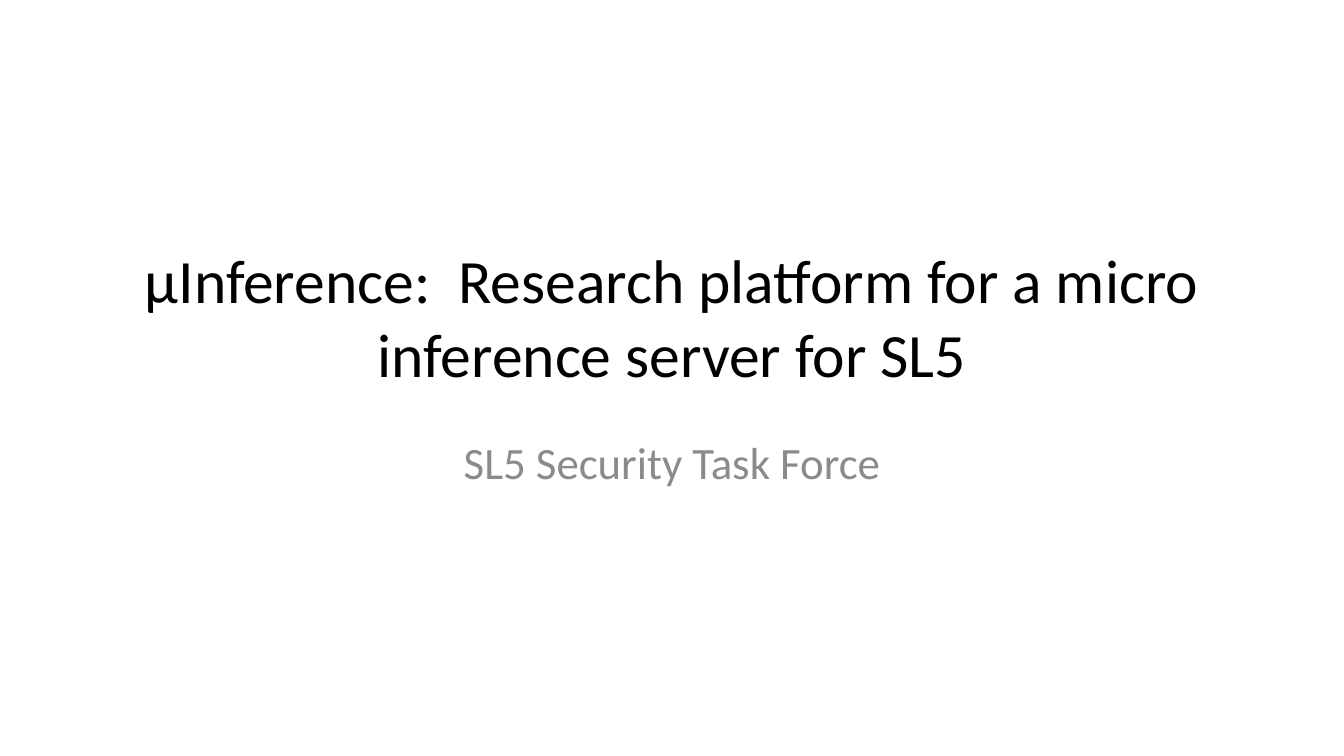
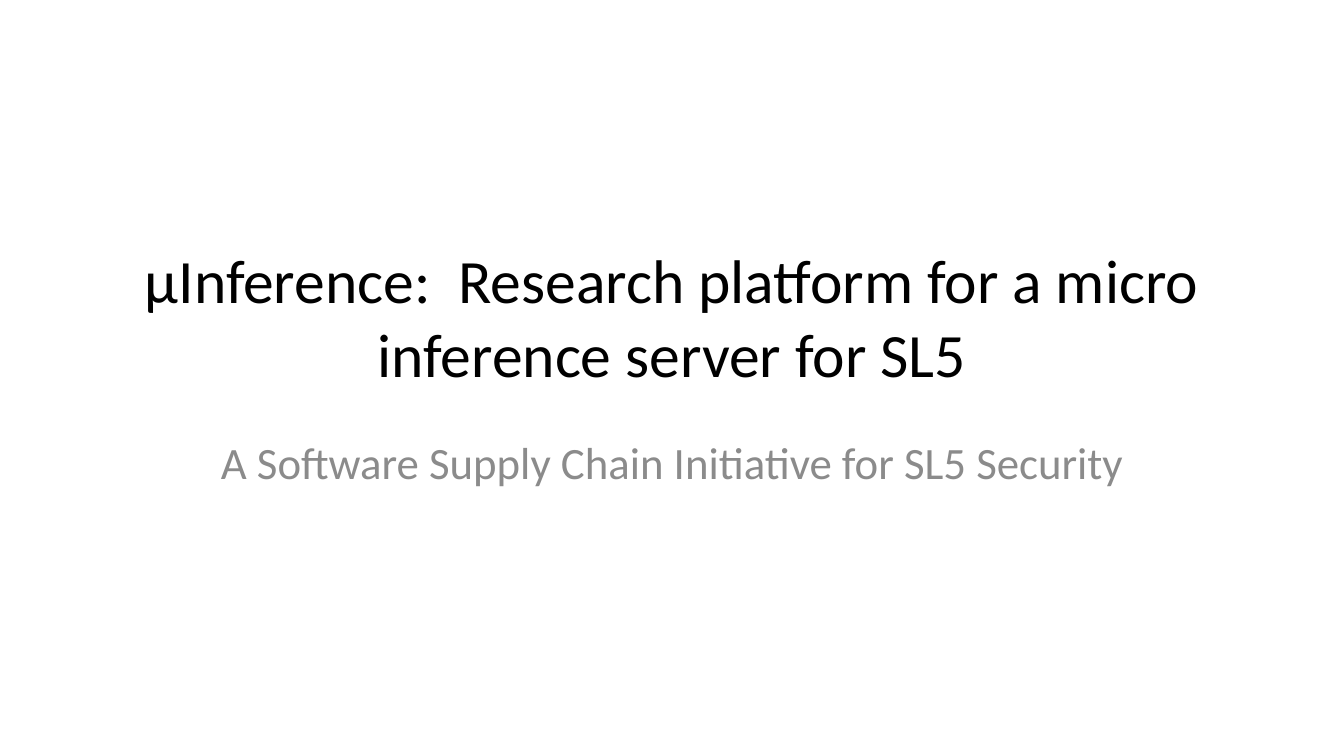
Before and after one commit to luiscosio/muInference, a slide deck: slide 1 of documentation/muinferece-slides.pptx. Drawn at 1344x756 pixels with LibreOffice and Linux fonts; fonts in the diff are those of the drawing. Boxes give left, top, right and bottom in pixels: in the first picture for what was removed or moved away, otherwise in the second. Text is boxed around its words. In the diff, an @@ line names an element or a change of style, - is before the commit and + after.

```diff
--- a/documentation/muinferece-slides.pptx
+++ b/documentation/muinferece-slides.pptx
@@ subtitle at bbox=[221, 448, 1122, 486]: text changed @@
-SL5 Security Task Force
+A Software Supply Chain Initiative for SL5 Security
```
Also in this commit, not shown: 10 other slides changed, 1 slide added, 3 other files.
